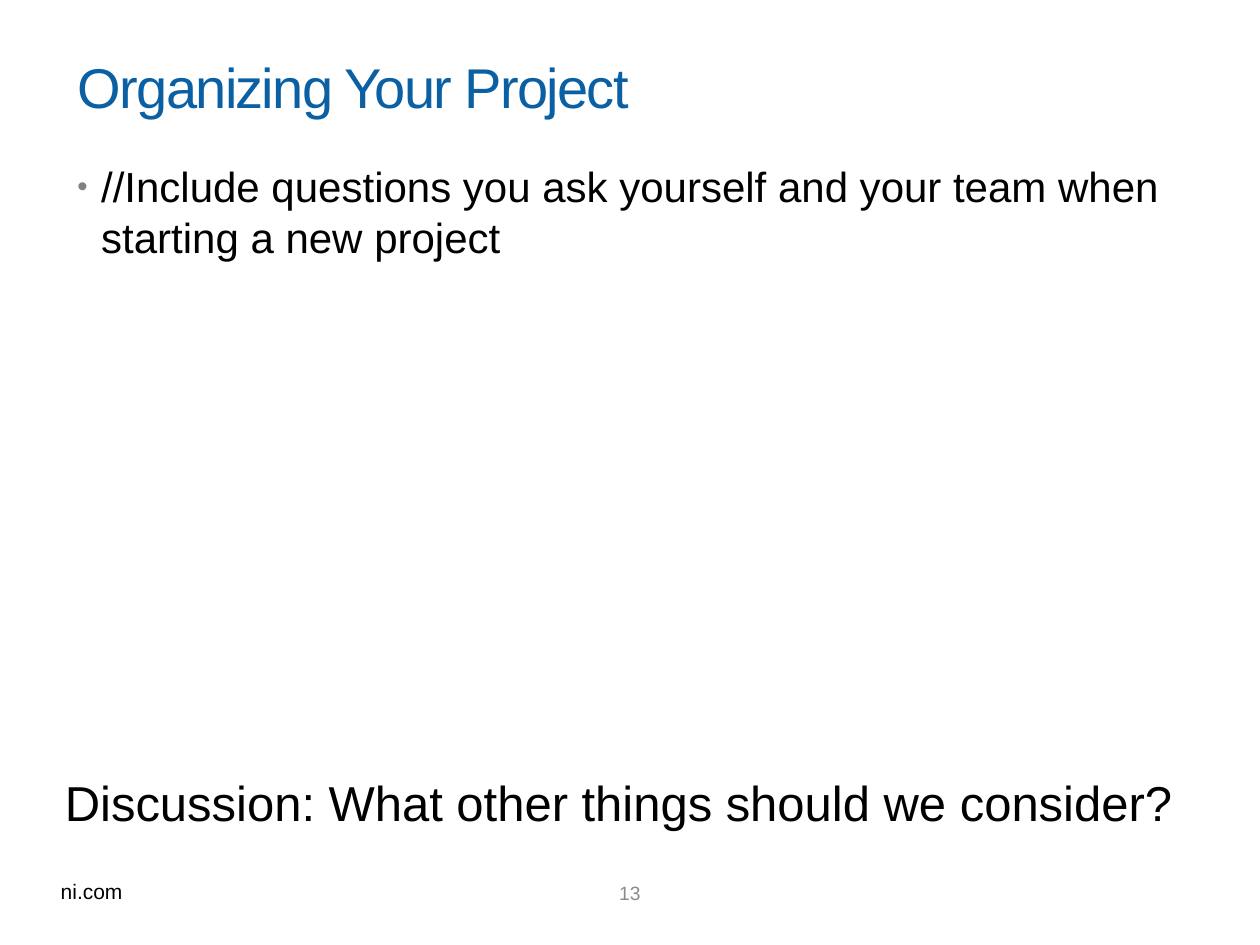
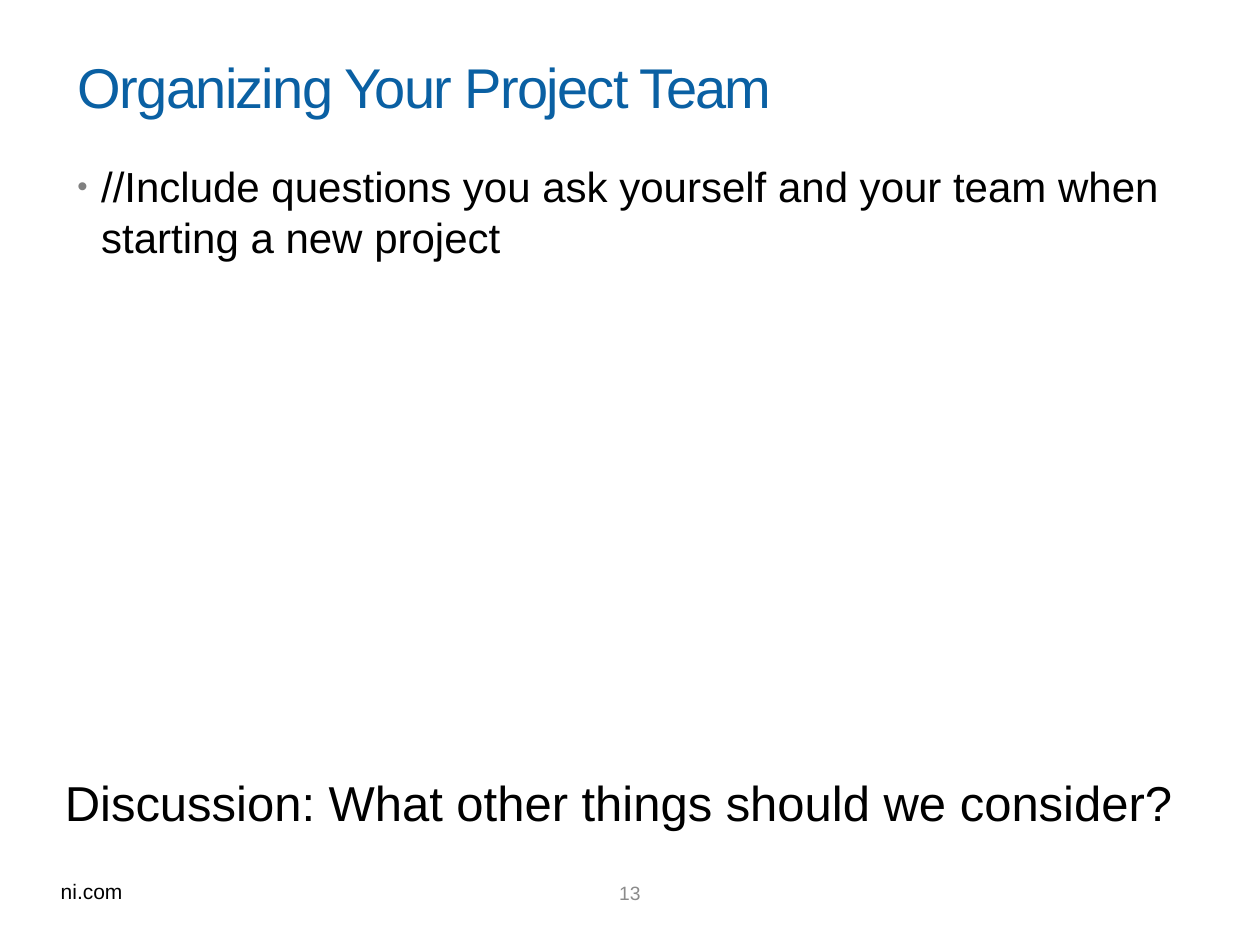
Before and after one commit to kimberlywenger/SCC, a slide deck: slide 13 of SCC Team Dev.pptx. Drawn at 1260x945 pixels with LibreOffice and Linux fonts; fonts in the diff are those of the drawing; background and template pictures are left out. Boxes give left, top, right and bottom in pixels: in the first picture for what was removed or moved away, otherwise in the second. Text is boxed around its words. In the diff, an @@ line names an element or a change of style, - is before the commit and + after.

```diff
--- a/SCC Team Dev.pptx
+++ b/SCC Team Dev.pptx
@@ title at [78,67,772,119]: text changed @@
-Organizing Your Project
+Organizing Your Project Team
```
Also in this commit, not shown: 4 other slides changed, 5 slides added, 1 slide removed.
